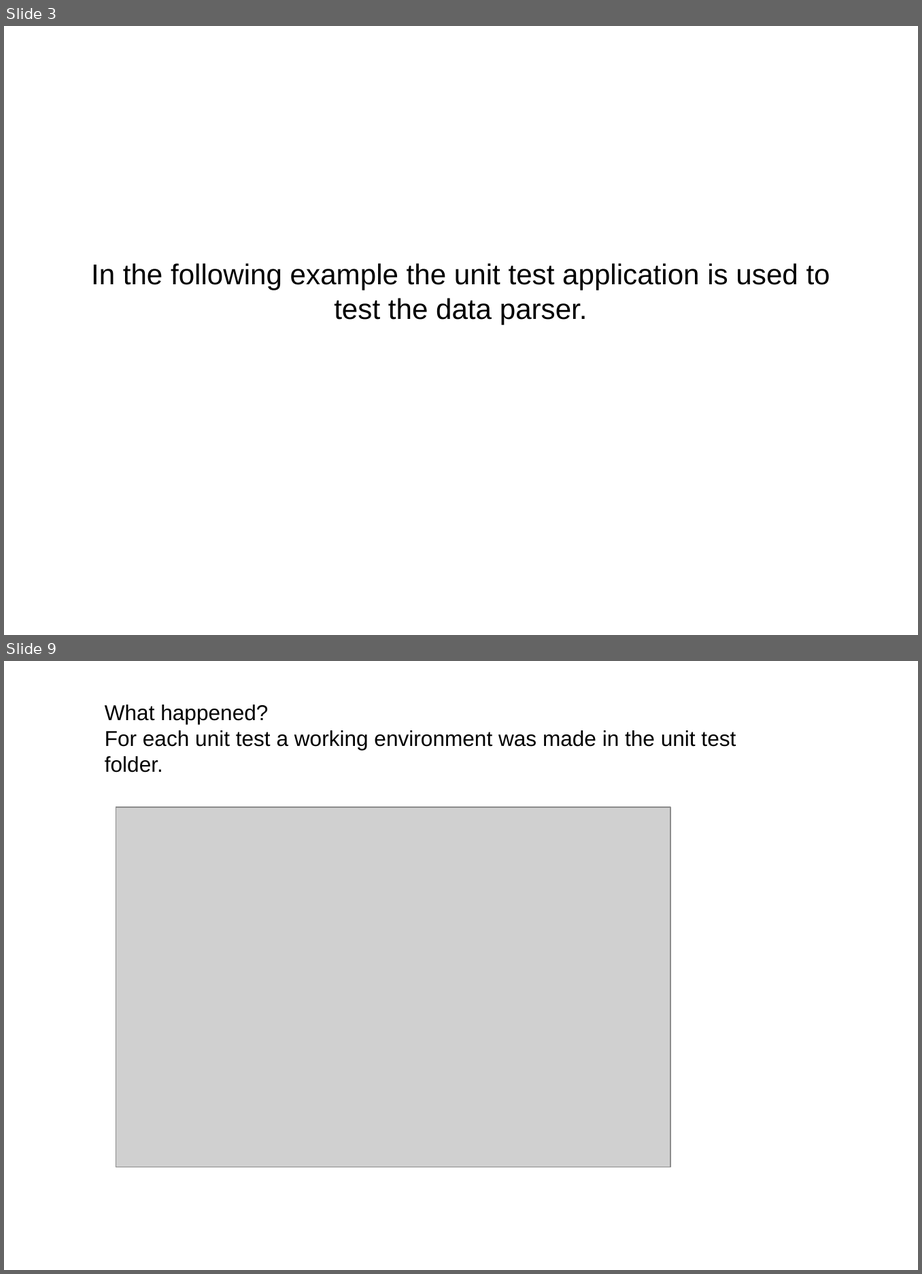
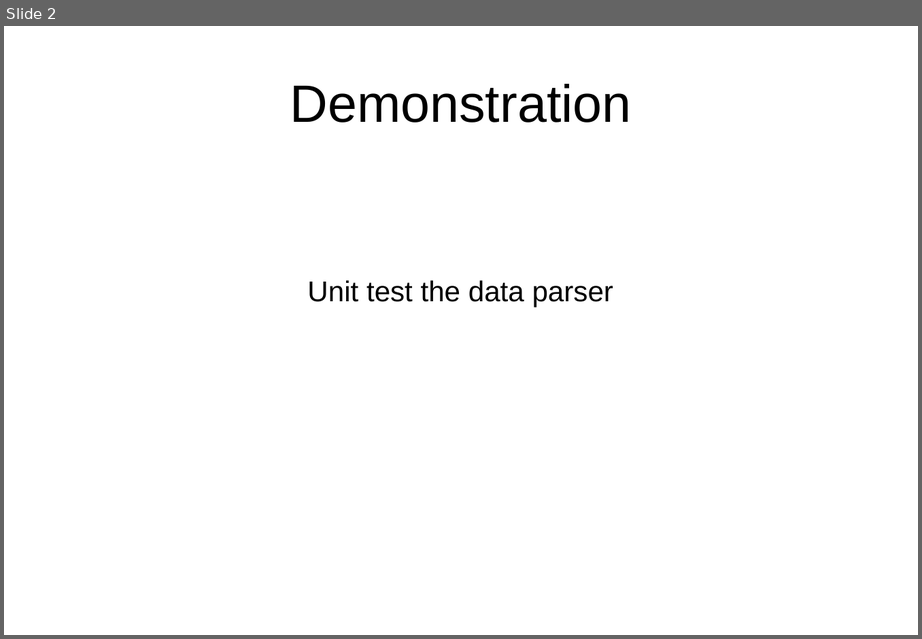
Before and after one commit to jn100py/portfolio, a slide deck: test_applications/presentation_testapplications.pptx. Shown one above the other, each under a label of ours: slides 3 and 9 before the commit, slide 2 after it; the slides between them are not shown. The pictures are 922x1274 and 922x639 pixels, drawn with LibreOffice and Linux fonts; fonts in the diff are those of the drawing; grey boxes stand for pictures. Boxes give left, top, right and bottom in pixels: in the first picture for what was removed or moved away, otherwise in the second. Text is boxed around its words. In the diff, an @@ line names an element or a change of style, - is before the commit and + after.

```diff
--- a/test_applications/presentation_testapplications.pptx
+++ b/test_applications/presentation_testapplications.pptx
@@ slide 9 removed at bbox=[4, 661, 918, 1270], background #FFFFFF @@
@@ text removed at bbox=[105, 705, 736, 773] @@
-What happened?
-For each unit test a working environment was made in the unit test folder.
@@ picture removed at bbox=[116, 807, 670, 1168] @@
@@ what was slide 3 is now slide 2 @@
@@ slide 2 changed as well @@
@@ text added at bbox=[290, 84, 631, 123], 44 pt, text #000000 @@
+Demonstration
@@ text at bbox=[307, 280, 613, 308]: text changed @@
-In the following example the unit test application is used to test the data parser.
+Unit test the data parser
```
Also in this commit, not shown: 1 other slide changed, 9 slides added, 9 other slides removed, 2 other files.
